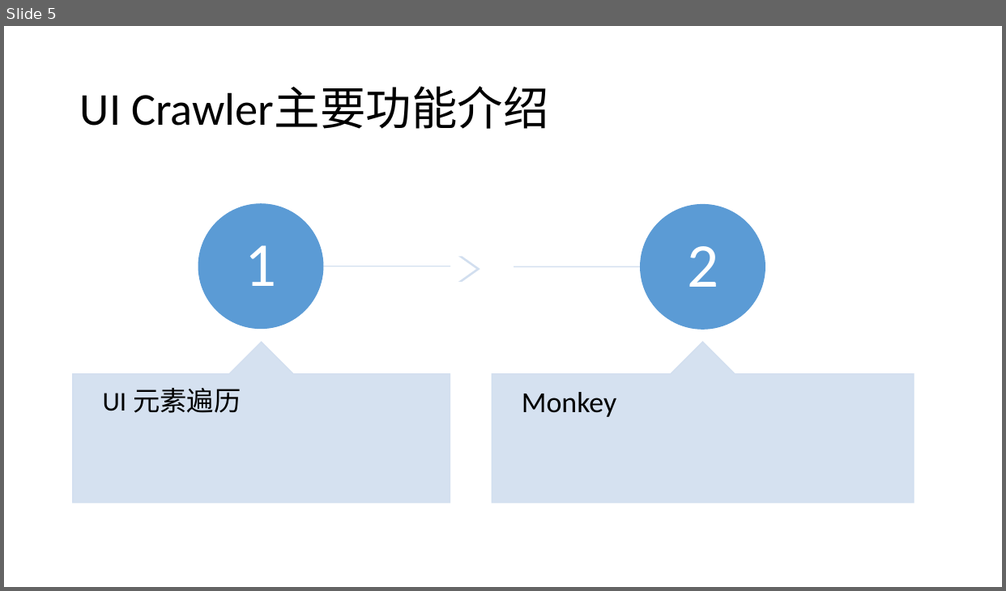
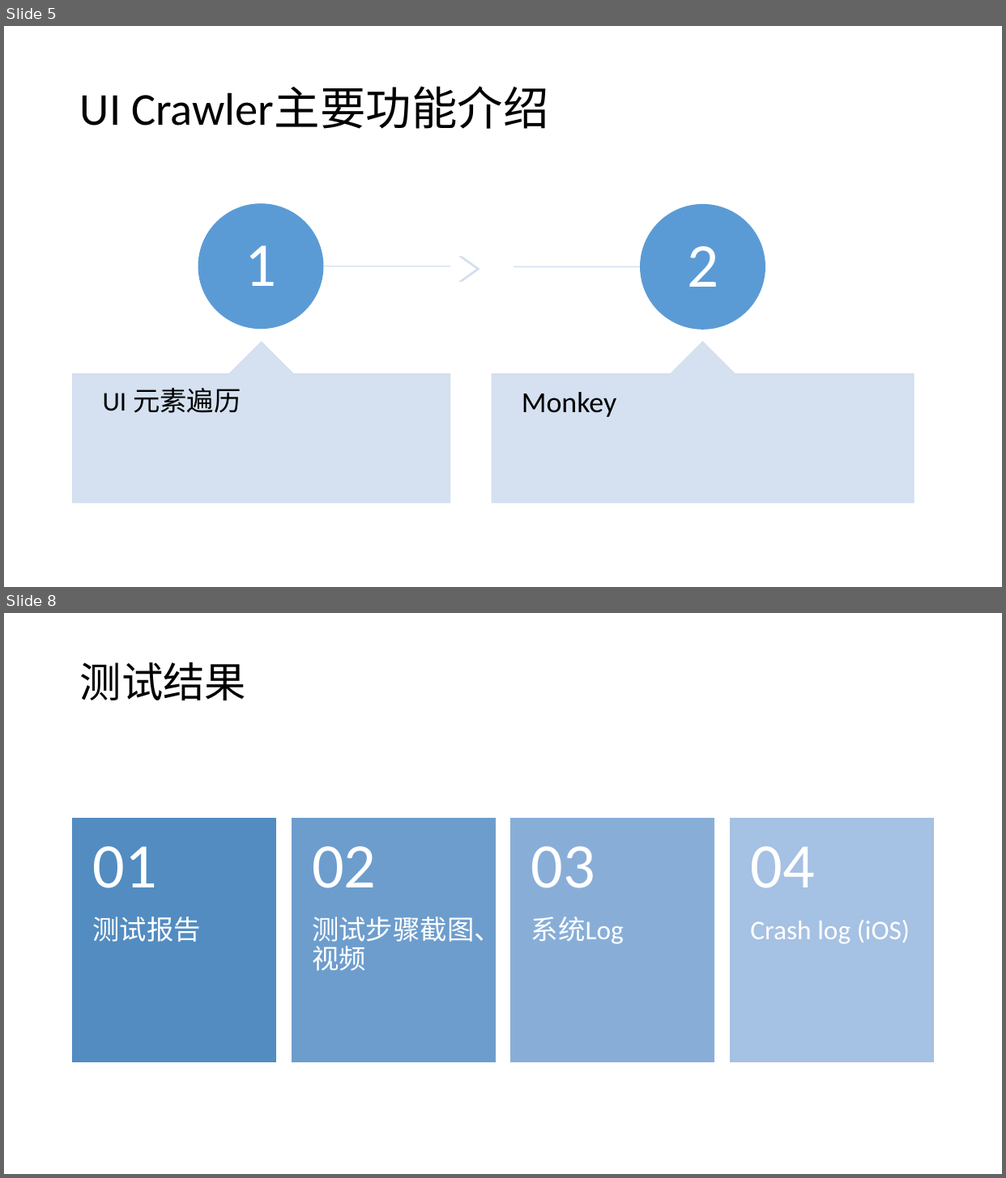
Before and after one commit to lgxqf/UICrawler, a slide deck: doc/UICrawler.pptx. Shown one above the other, each under a label of ours: slide 5 before the commit, slides 5 and 8 after it; the slides between them are not shown. The pictures are 1006x591 and 1006x1178 pixels, drawn with LibreOffice and Linux fonts; fonts in the diff are those of the drawing. Boxes give left, top, right and bottom in pixels: in the first picture for what was removed or moved away, otherwise in the second. Text is boxed around its words. In the diff, an @@ line names an element or a change of style, - is before the commit and + after.

```diff
--- a/doc/UICrawler.pptx
+++ b/doc/UICrawler.pptx
@@ slide 8 added at [4, 613, 1002, 1174], background #FFFFFF @@
@@ text added at [80, 662, 246, 700], 40 pt, text #000000 @@
+测试结果
@@ group added at [73, 819, 933, 1063]: 8 texts, 4 rectangles @@
+测试报告
+01
+测试步骤截图、视频
+02
+系统Log
+03
+Crash log (iOS)
+04
```
Also in this commit, not shown: 2 slides changed, 7 other slides added, 1 other file.
